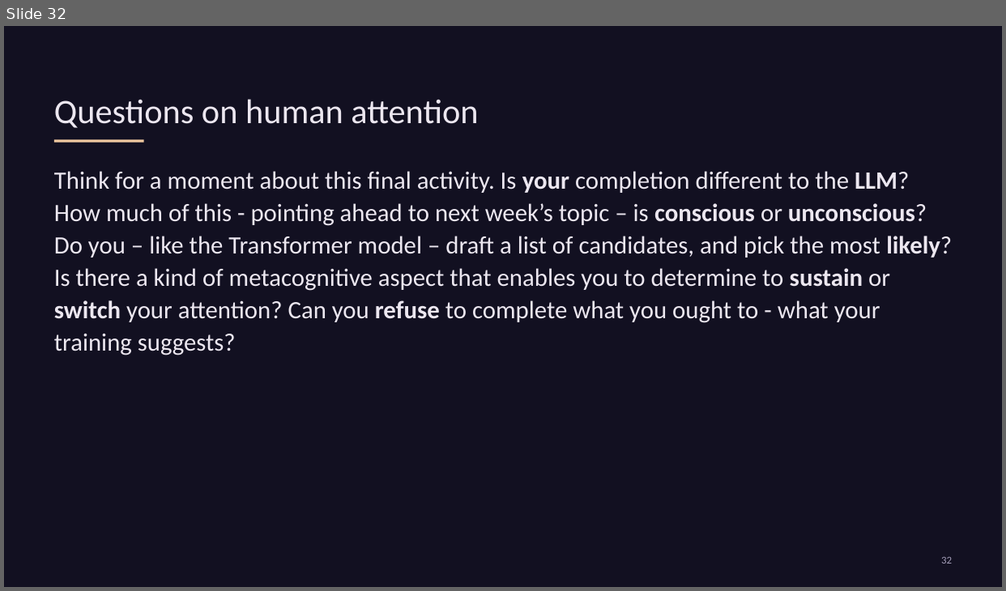
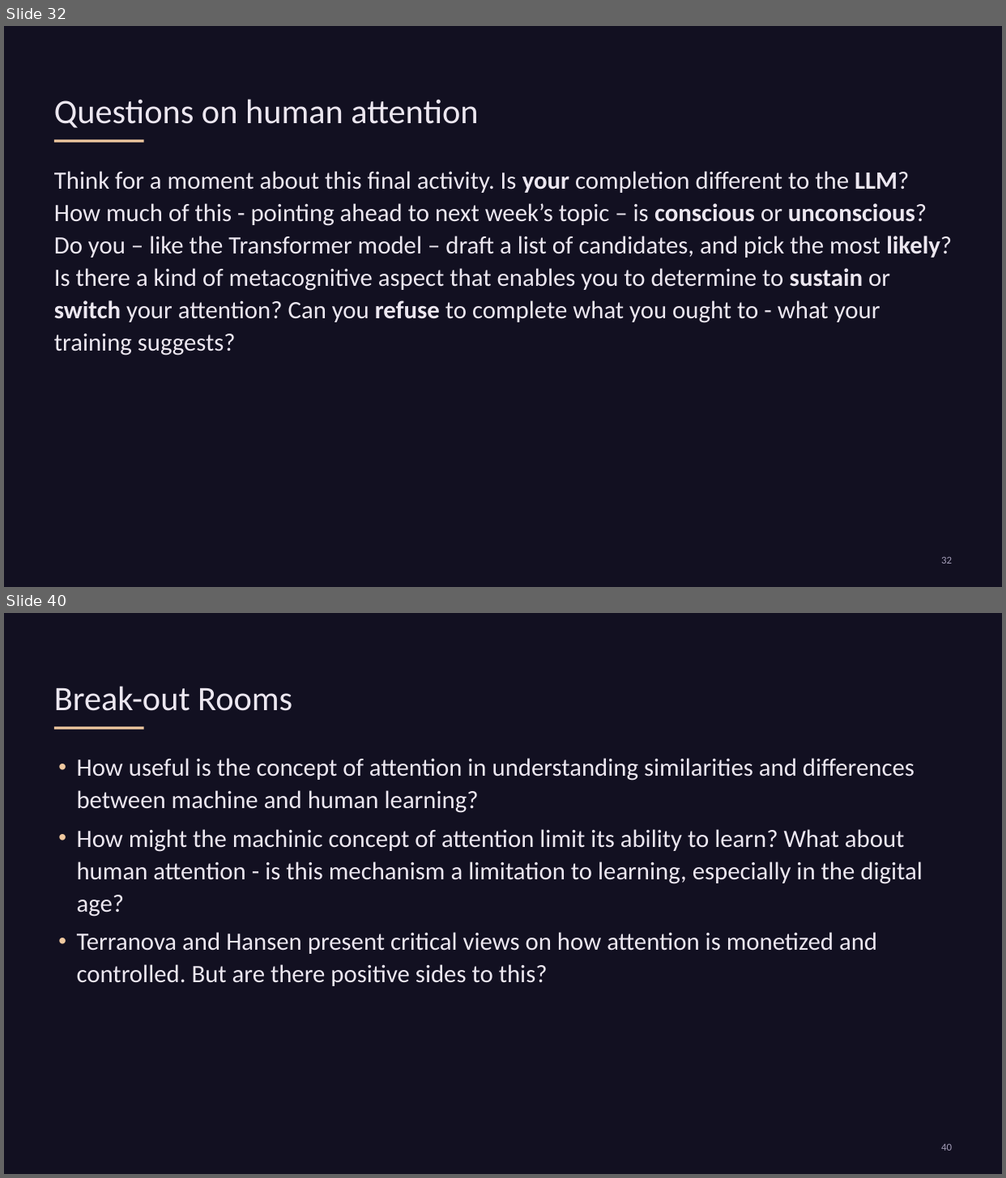
Before and after one commit to liammagee/machinespirits-content-philosophy, a slide deck: courses/479-fall-2026/479-lecture-4.pptx. Shown one above the other, each under a label of ours: slide 32 before the commit, slides 32 and 40 after it; the slides between them are not shown. The pictures are 1006x591 and 1006x1178 pixels, drawn with LibreOffice and Linux fonts; fonts in the diff are those of the drawing. Boxes give left, top, right and bottom in pixels: in the first picture for what was removed or moved away, otherwise in the second. Text is boxed around its words. In the diff, an @@ line names an element or a change of style, - is before the commit and + after.

```diff
--- a/courses/479-fall-2026/479-lecture-4.pptx
+++ b/courses/479-fall-2026/479-lecture-4.pptx
@@ slide 40 added at box(4, 613, 1002, 1174), background #121021 @@
@@ text added at box(54, 686, 292, 711), 33 pt, text #ECE7F0 @@
+Break-out Rooms
@@ rectangle added at box(54, 726, 144, 730), fill #F0C9A0 @@
@@ text added at box(77, 758, 923, 986), 24 pt, text #ECE7F0 @@
+• How useful is the concept of attention in understanding similarities and differences between machine and human learning?
+• How might the machinic concept of attention limit its ability to learn? What about human attention - is this mechanism a limitation to learning, especially in the digital age?
+• Terranova and Hansen present critical views on how attention is monetized and controlled. But are there positive sides to this?
@@ text added at box(941, 1144, 952, 1151), 10 pt, text #A49DB8 @@
+40
```
Also in this commit, not shown: 8 slides changed, 2 other slides added, 7 other files.
